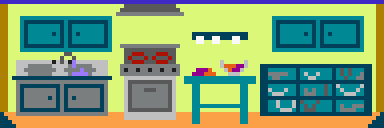
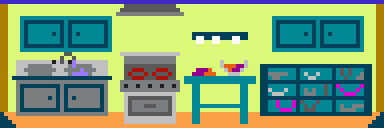
Revision of a layered 384px x 128px image; what changed, layer by layer:
painted on "reception_base.png" over box(120, 44, 364, 124)
